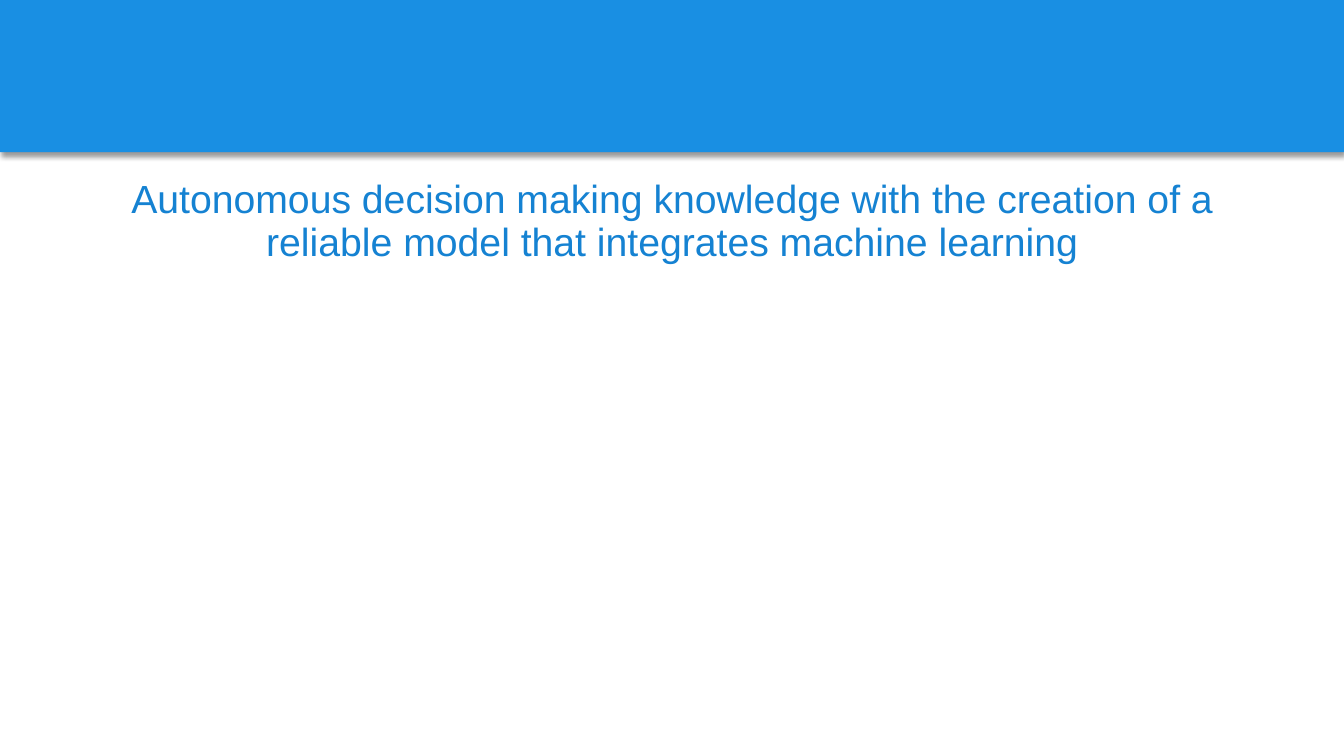
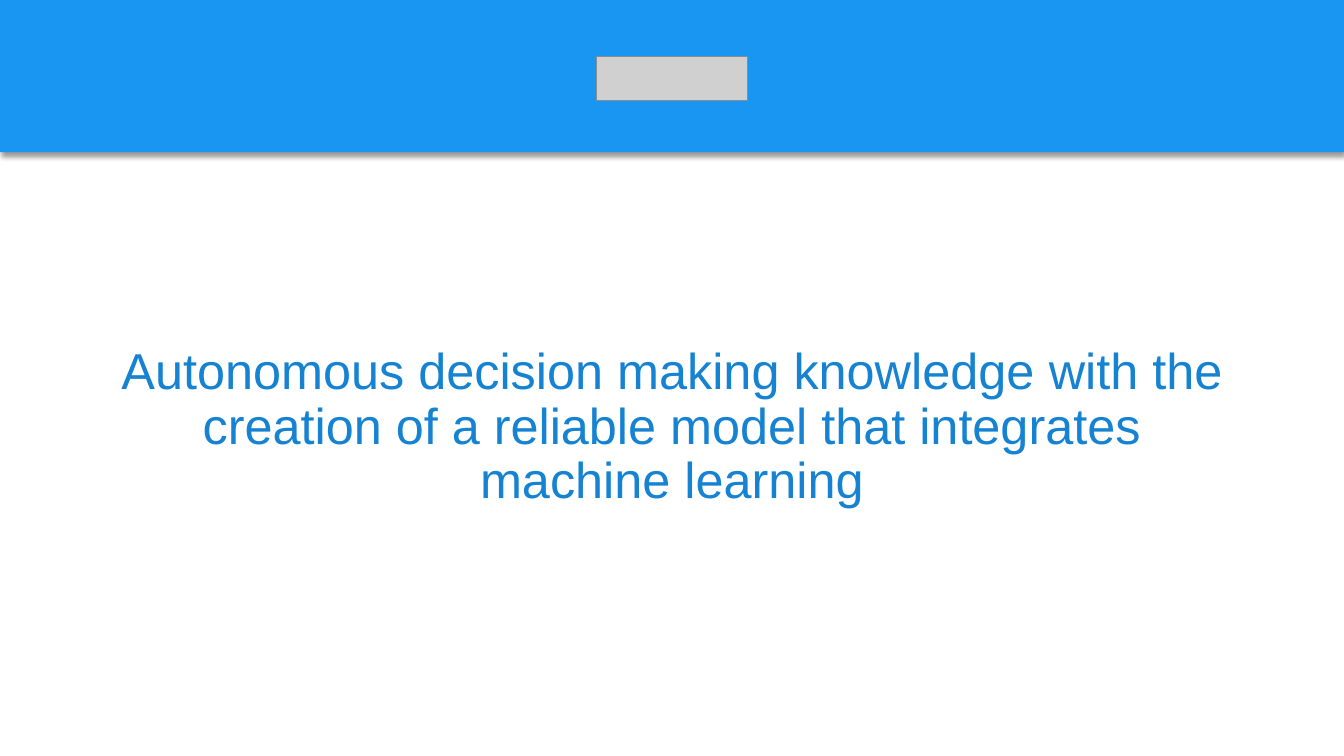
Before and after one commit to hackathon-cyinsurtech/Ali-Zavra, a slide deck: slide 9 of Documentation/advisor.pptx. Drawn at 1344x756 pixels with LibreOffice and Linux fonts; fonts in the diff are those of the drawing; grey boxes stand for pictures. Boxes give left, top, right and bottom in pixels: in the first picture for what was removed or moved away, otherwise in the second. Text is boxed around its words. In the diff, an @@ line names an element or a change of style, - is before the commit and + after.

```diff
--- a/Documentation/advisor.pptx
+++ b/Documentation/advisor.pptx
@@ rectangle at (x1=0, y1=0, x2=1344, y2=152): fill #198FE3 to #1896F2 @@
@@ picture added at (x1=597, y1=56, x2=747, y2=101) @@
@@ text "Autonomous decision making knowledge with ..." at (x1=121, y1=352, x2=1222, y2=508): size 28 to 36 pt; vertical alignment top to middle @@
```
Also in this commit, not shown: 7 other slides changed, 8 slides added.
